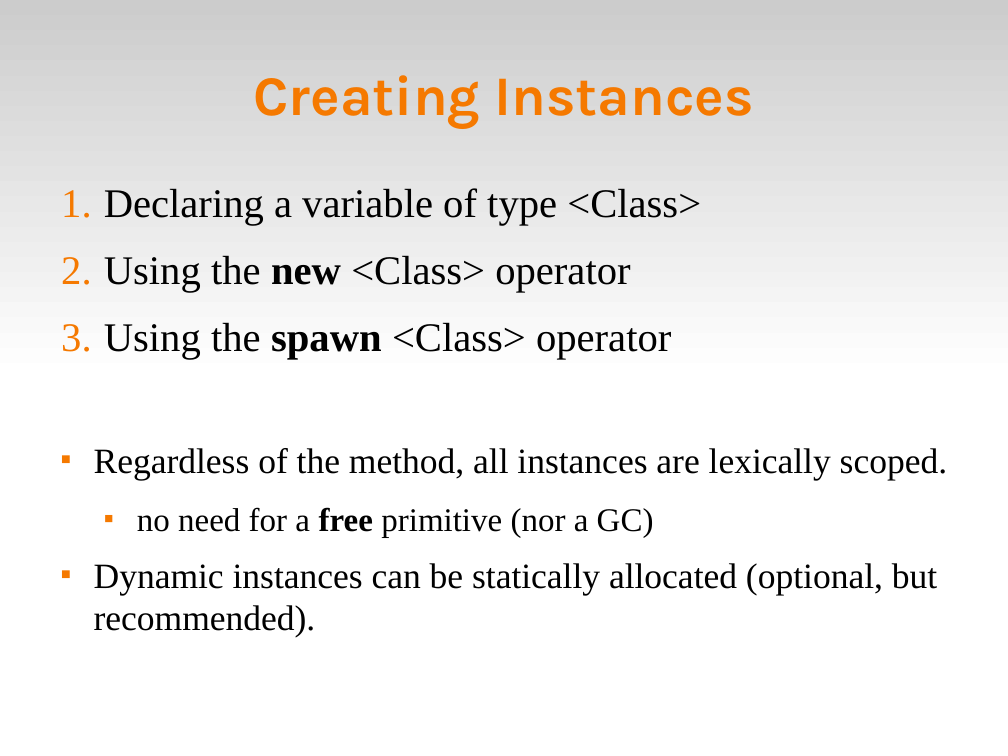
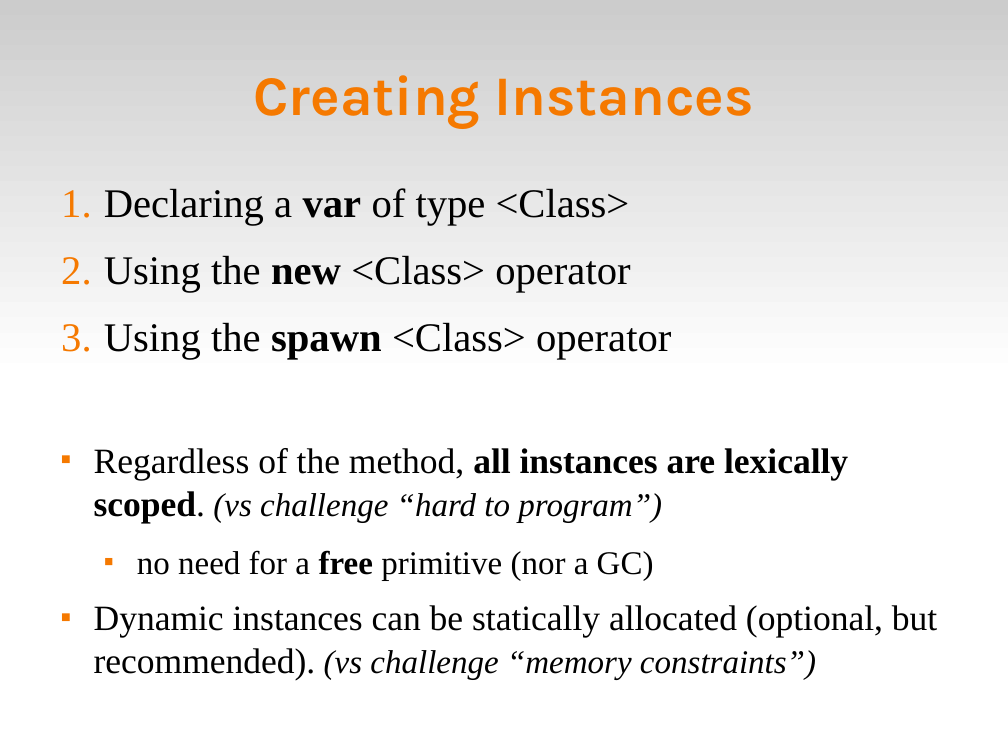
Before and after one commit to fsantanna-no/ceu-docs, a slide deck: slide 8 of ceu_dyn.odp. Drawn at 1008x756 pixels with LibreOffice and Linux fonts; fonts in the diff are those of the drawing. Boxes give left, top, right and bottom in pixels: in the first picture for what was removed or moved away, otherwise in the second. Text is boxed around its words. In the diff, an @@ line names an element or a change of style, - is before the commit and + after.

```diff
--- a/ceu_dyn.odp
+++ b/ceu_dyn.odp
@@ text at box(104, 188, 630, 225): text changed @@
-1. Declaring a variable of type <Class>
+1. Declaring a var of type <Class>
@@ text at box(94, 448, 848, 523): text changed @@
-■ Regardless of the method, all instances are lexically scoped.
+■ Regardless of the method, all instances are lexically scoped. (vs challenge “hard to program”)
@@ text at box(94, 605, 937, 680): text changed @@
-■ Dynamic instances can be statically allocated (optional, but recommended).
+■ Dynamic instances can be statically allocated (optional, but recommended). (vs challenge “memory constraints”)
```
Also in this commit, not shown: 10 other slides changed, 1 slide added, 5 other files.
